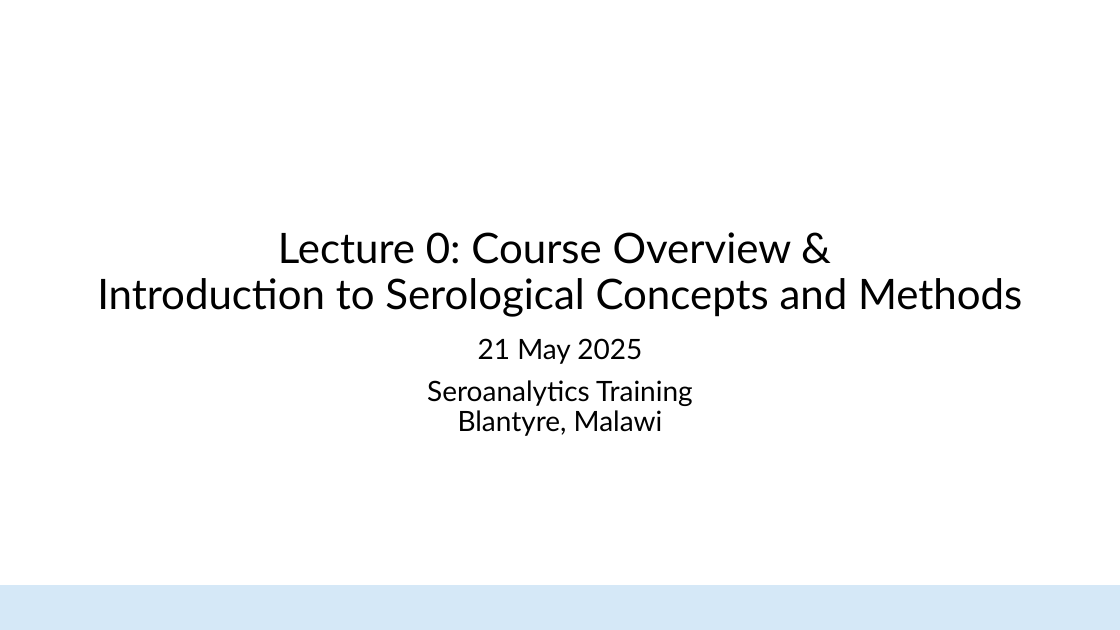
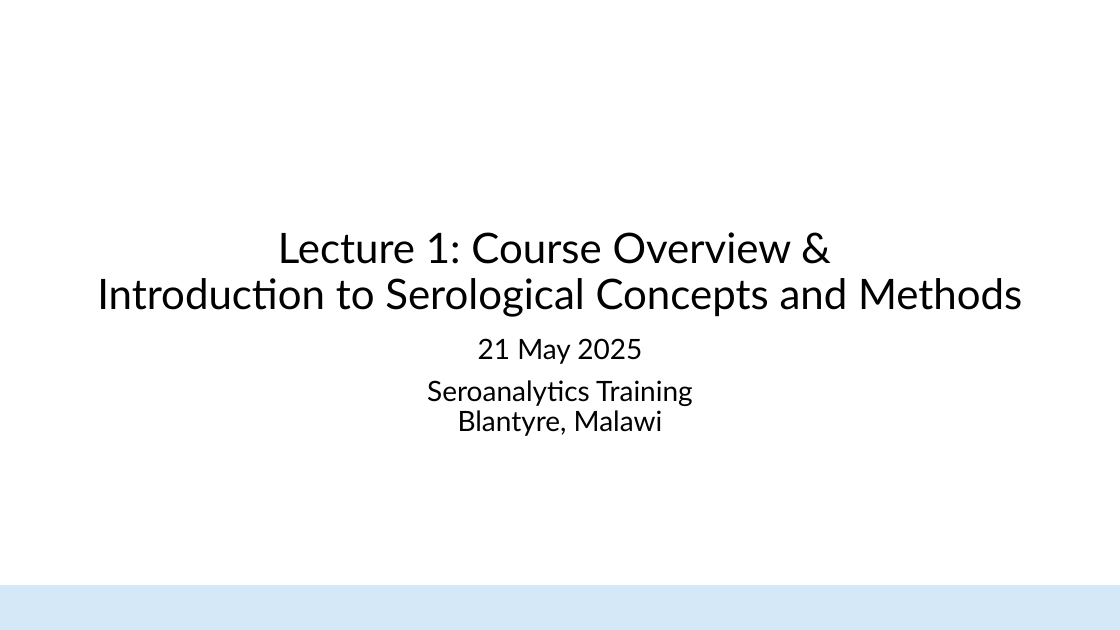
Before and after one commit to HopkinsIDD/seroanalytics_workshop, a slide deck: slide 1 of Lecture 1/Lecture 1.pptx. Drawn at 1120x630 pixels with LibreOffice and Linux fonts; fonts in the diff are those of the drawing; background and template pictures are left out. Boxes give left, top, right and bottom in pixels: in the first picture for what was removed or moved away, otherwise in the second. Text is boxed around its words. In the diff, an @@ line names an element or a change of style, - is before the commit and + after.

```diff
--- a/Lecture 1/Lecture 1.pptx
+++ b/Lecture 1/Lecture 1.pptx
@@ title at bbox=[97, 232, 1022, 317]: text changed @@
-Lecture 0: Course Overview &
-Introduction to Serological Concepts and Methods
+Lecture 1: Course Overview &
+Introduction to Serological Concepts and Methods
```
Also in this commit, not shown: 1 other file.
